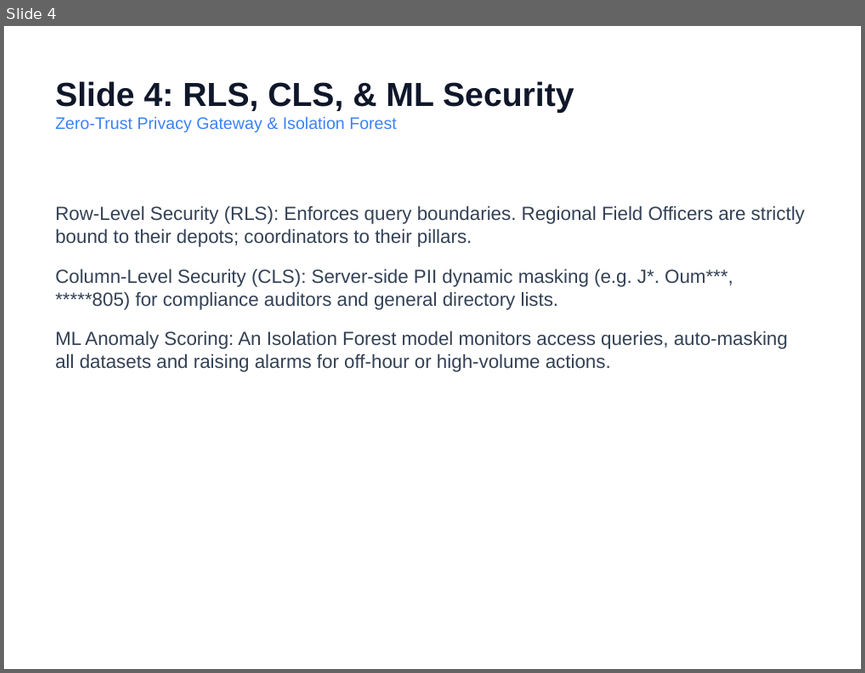
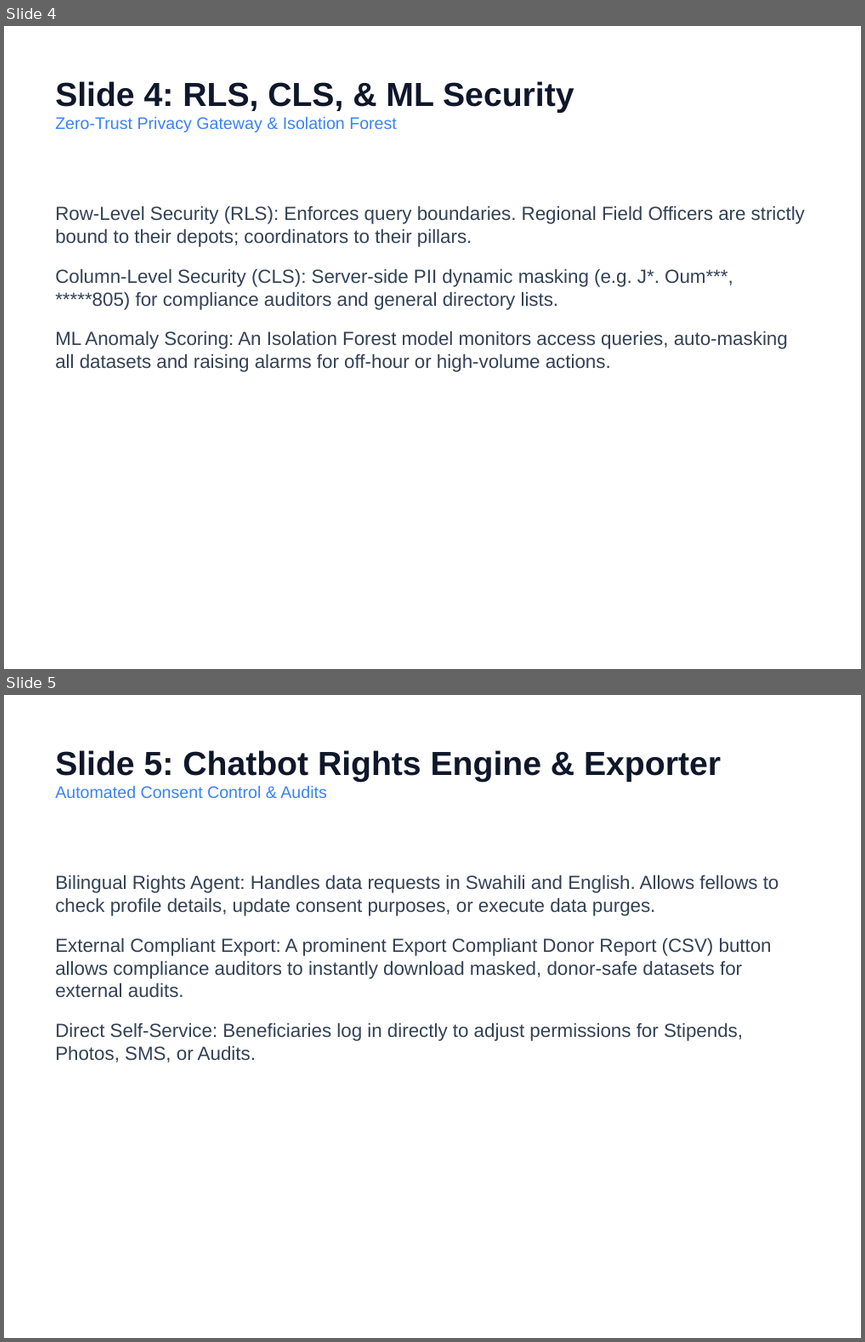
Before and after one commit to Omae24/SynergyHackathonV2, a slide deck: presentation_slides.pptx. Shown one above the other, each under a label of ours: slide 4 before the commit, slides 4 and 5 after it. The pictures are 865x673 and 865x1342 pixels, drawn with LibreOffice and Linux fonts; fonts in the diff are those of the drawing. Boxes give left, top, right and bottom in pixels: in the first picture for what was removed or moved away, otherwise in the second. Text is boxed around its words. In the diff, an @@ line names an element or a change of style, - is before the commit and + after.

Commit message:
Refocus portal, DB, slides, and memos entirely on data privacy and KDPA compliance, removing financial audits

```diff
--- a/presentation_slides.pptx
+++ b/presentation_slides.pptx
@@ slide 5 added at bbox=[4, 695, 861, 1338], background #FFFFFF @@
@@ text added at bbox=[55, 750, 721, 798], 28 pt, text #0F172A, bold @@
+Slide 5: Chatbot Rights Engine & Exporter
+Automated Consent Control & Audits
@@ text added at bbox=[55, 874, 779, 1062], 16 pt, text #334155 @@
+Bilingual Rights Agent: Handles data requests in Swahili and English. Allows fellows to check profile details, update consent purposes, or execute data purges.
+External Compliant Export: A prominent Export Compliant Donor Report (CSV) button allows compliance auditors to instantly download masked, donor-safe datasets for external audits.
+Direct Self-Service: Beneficiaries log in directly to adjust permissions for Stipends, Photos, SMS, or Audits.
```
Also in this commit, not shown: 3 slides changed, 1 slide removed, 10 other files.
